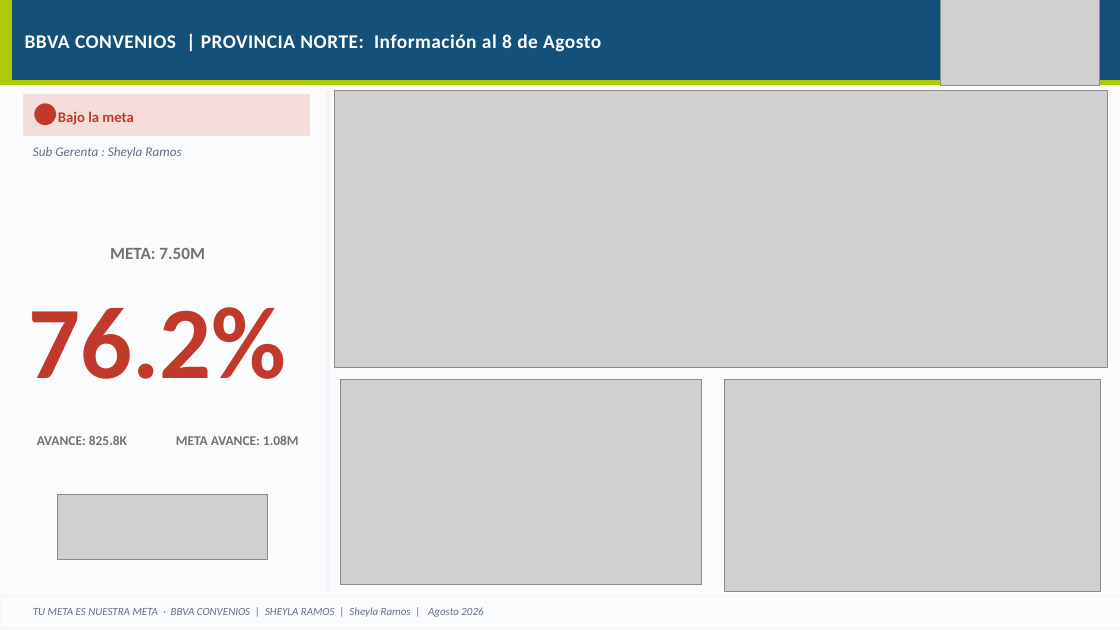
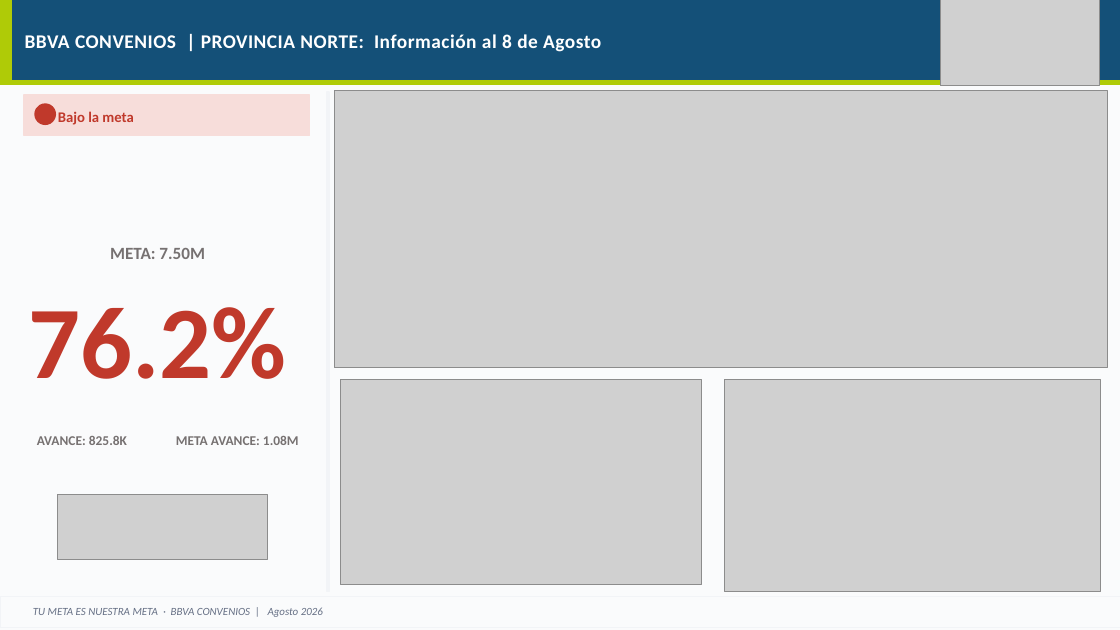
Before and after one commit to piere0405/streamlit_app, a slide deck: slide 17 of plantilla_campanias.pptx. Drawn at 1120x630 pixels with LibreOffice and Linux fonts; fonts in the diff are those of the drawing; grey boxes stand for pictures. Boxes give left, top, right and bottom in pixels: in the first picture for what was removed or moved away, otherwise in the second. Text is boxed around its words. In the diff, an @@ line names an element or a change of style, - is before the commit and + after.

```diff
--- a/plantilla_campanias.pptx
+++ b/plantilla_campanias.pptx
@@ text removed at <box>33,147,181,158</box> @@
-Sub Gerenta : Sheyla Ramos
@@ text at <box>33,607,323,617</box>: text changed @@
-TU META ES NUESTRA META · BBVA CONVENIOS | SHEYLA RAMOS | Sheyla Ramos | Agosto 2026
+TU META ES NUESTRA META · BBVA CONVENIOS | Agosto 2026
```
Also in this commit, not shown: 54 other slides changed, 1 other file.
